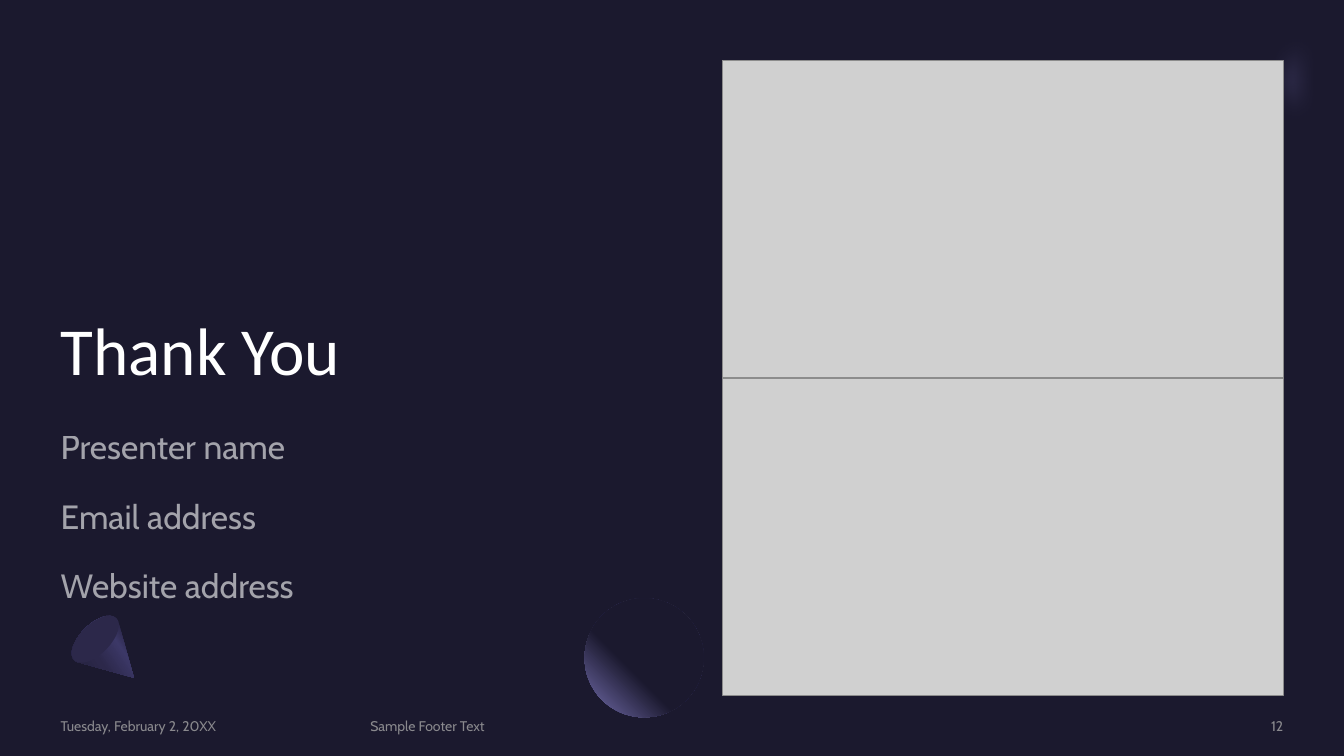
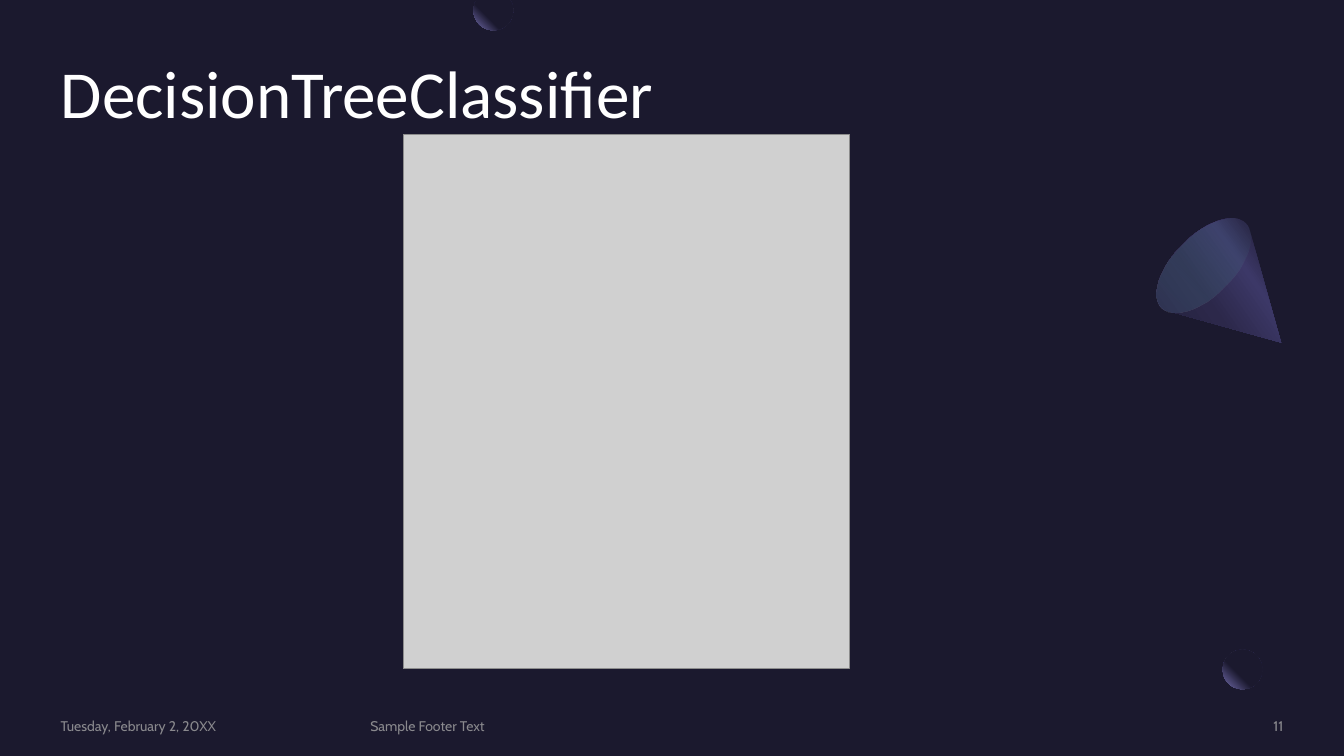
Before and after one commit to Court247/DiscoverAI_Projects_Group3, a slide deck: slide 11 of Final Project/Impact of machine learning in Healthcare.pptx (slide 12 before the commit). Drawn at 1344x756 pixels with LibreOffice and Linux fonts; fonts in the diff are those of the drawing; grey boxes stand for pictures. Boxes give left, top, right and bottom in pixels: in the first picture for what was removed or moved away, otherwise in the second. Text is boxed around its words. In the diff, an @@ line names an element or a change of style, - is before the commit and + after.

```diff
--- a/Final Project/Impact of machine learning in Healthcare.pptx
+++ b/Final Project/Impact of machine learning in Healthcare.pptx
@@ freeform shape added at box(474, 0, 513, 30), fill gradient #1B192E to #7771B2 @@
@@ freeform shape removed at box(1219, 0, 1344, 164) @@
@@ title added at box(61, 71, 653, 135), 48 pt, text #FFFFFF @@
+DecisionTreeClassifier
@@ picture removed at box(723, 60, 1284, 378) @@
@@ ellipse removed at box(1284, 113, 1329, 158) @@
@@ picture added at box(403, 134, 850, 668) @@
@@ freeform shape added at box(1141, 202, 1323, 385), fill gradient #2C284A to #3C3867 to #1B192E @@
@@ ellipse added at box(1141, 202, 1267, 328), fill gradient #454075 to #5BEFC1 @@
@@ title removed at box(61, 328, 340, 376) @@
-Thank You
@@ picture removed at box(723, 378, 1284, 696) @@
@@ subtitle removed at box(61, 436, 294, 599) @@
-Presenter name
-Email address
-Website address
@@ ellipse removed at box(585, 599, 704, 718) @@
@@ freeform shape removed at box(64, 608, 155, 699) @@
@@ ellipse removed at box(64, 608, 128, 671) @@
@@ ellipse added at box(1223, 650, 1262, 690), fill gradient #1B192E to #7771B2 @@
@@ rectangle added at box(1262, 642, 1304, 682), fill #1B192E at 80% opacity @@
@@ page number at box(1273, 721, 1283, 731): text changed @@
-12
+11
```
Also in this commit, not shown: 6 other slides changed, 6 slides added, 5 slides removed, 10 other files.
